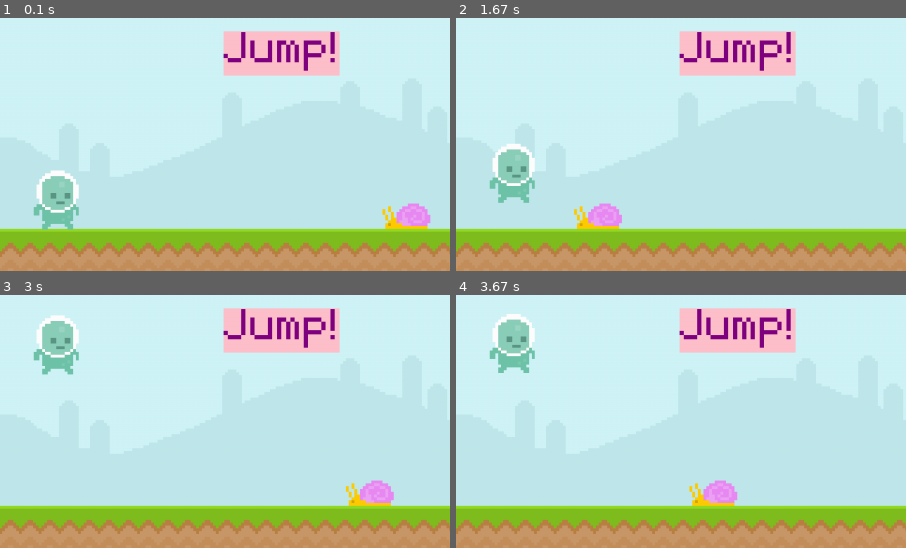
Above: before the commit, frames 1-4 (two rows, left to right).
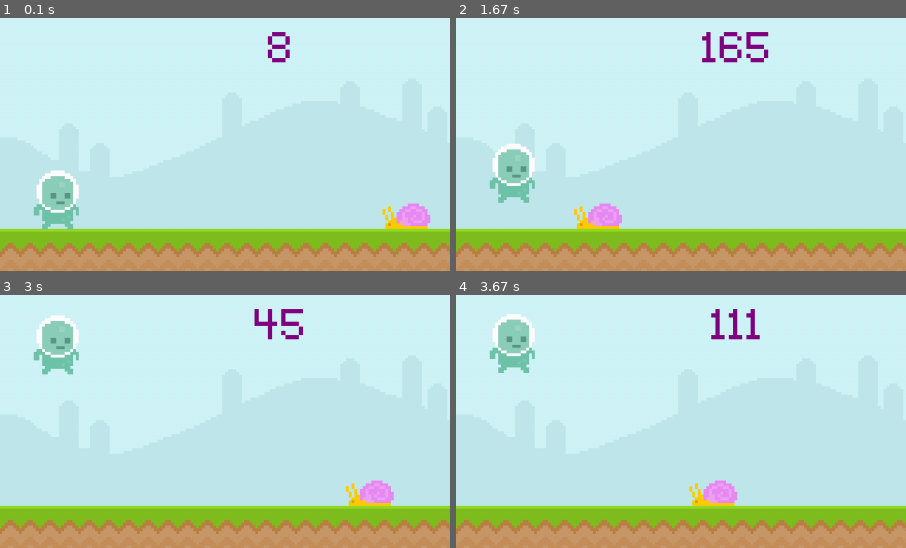
Above: after the commit, the same moments.

Repository: Zyphaex/pygame
Game: pygame game, started from main.py
Two runs of this game, one before a commit and one after it. Both use one fixed random seed, a clock stepped at 60 frames per second and the inputs below.
Inputs (mouse positions are % of the whole screen's width and height, from its top left):
- Up to frame 1 (0.1 s): no input
- Up to frame 2 (1.67 s): tap Space at 0.33, 1.4 s; click (50, 57) at 0.72 s; click (19, 35) at 1.05 s
- Up to frame 3 (3 s): tap Space at 1.7, 2.23, 2.53 s; click (47, 33) at 2.72 s
- Up to frame 4 (3.67 s): tap Space at 3.07, 3.37 s
The pictures show only the part of the screen within x 0-50%, y 0-50%; the shares and areas given below are measured in that part.

The runs differ from the first frame. In frame 1, 4.5% of the frame differs, in the area x 49-76%, y 5-23%; in frame 2, 4.4%; in frame 3, 4.5%; in frame 4, 4.4%.

Commit message:
Add display_score

Diff:
--- a/main.py
+++ b/main.py
@@ -3,6 +3,11 @@
 
 from utilities.constants import SCREEN_WIDTH, SCREEN_HEIGHT, FPS, PURPLE, PINK, FONT_PATH, SKY_PATH, GROUND_PATH, PLAYER_PATH, SNAIL_PATH
 
+def display_score():
+    score = int(pygame.time.get_ticks() / 10) - start_time
+    score_surf = font.render(f'{score}', False, PURPLE)
+    score_rect = score_surf.get_rect(center = (400, 50))
+    screen.blit(score_surf, score_rect)
 
 pygame.init()
 pygame.display.set_caption('Blob Climbers')
@@ -10,14 +15,13 @@
 clock = pygame.time.Clock()
 font = pygame.font.Font(FONT_PATH, 100)
 game_active = True
+start_time = 0
 
 sky_surf = pygame.image.load(SKY_PATH).convert()
 ground_surf = pygame.image.load(GROUND_PATH).convert()
-score_surf = font.render('Jump!', False, PURPLE)
 player_surf = pygame.image.load(PLAYER_PATH).convert_alpha()
 snail_surf = pygame.image.load(SNAIL_PATH).convert_alpha()
 
-score_rect = score_surf.get_rect(center = (400, 50))
 player_rect = player_surf.get_rect(midbottom = (80, 300))
 snail_rect = snail_surf.get_rect(midbottom = (600, 300))
 
@@ -38,13 +42,15 @@
             if event.type == pygame.KEYDOWN and event.key == pygame.K_SPACE:
                 game_active = True
                 snail_rect.left = 600
+                start_time = int(pygame.time.get_ticks() / 10)
 
     if game_active:
         screen.blit(sky_surf, (0, 0))
         screen.blit(ground_surf, (0, 300))
-        pygame.draw.rect(screen, PINK, score_rect)
-        pygame.draw.rect(screen, PINK, score_rect, 10)
-        screen.blit(score_surf, score_rect)
+        # pygame.draw.rect(screen, PINK, score_rect)
+        # pygame.draw.rect(screen, PINK, score_rect, 10)
+        # screen.blit(score_surf, score_rect)
+        display_score()
 
         # Snail
         screen.blit(snail_surf, snail_rect)
